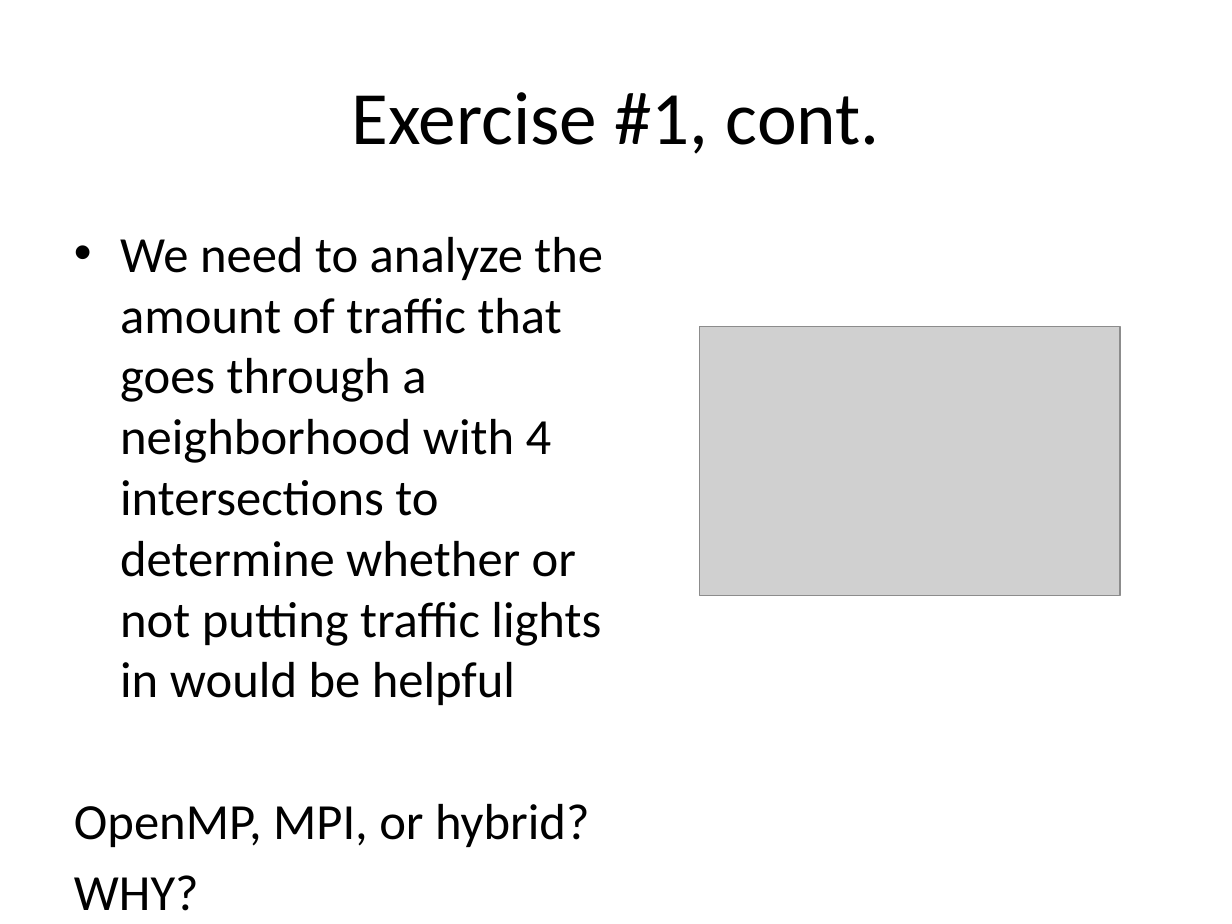
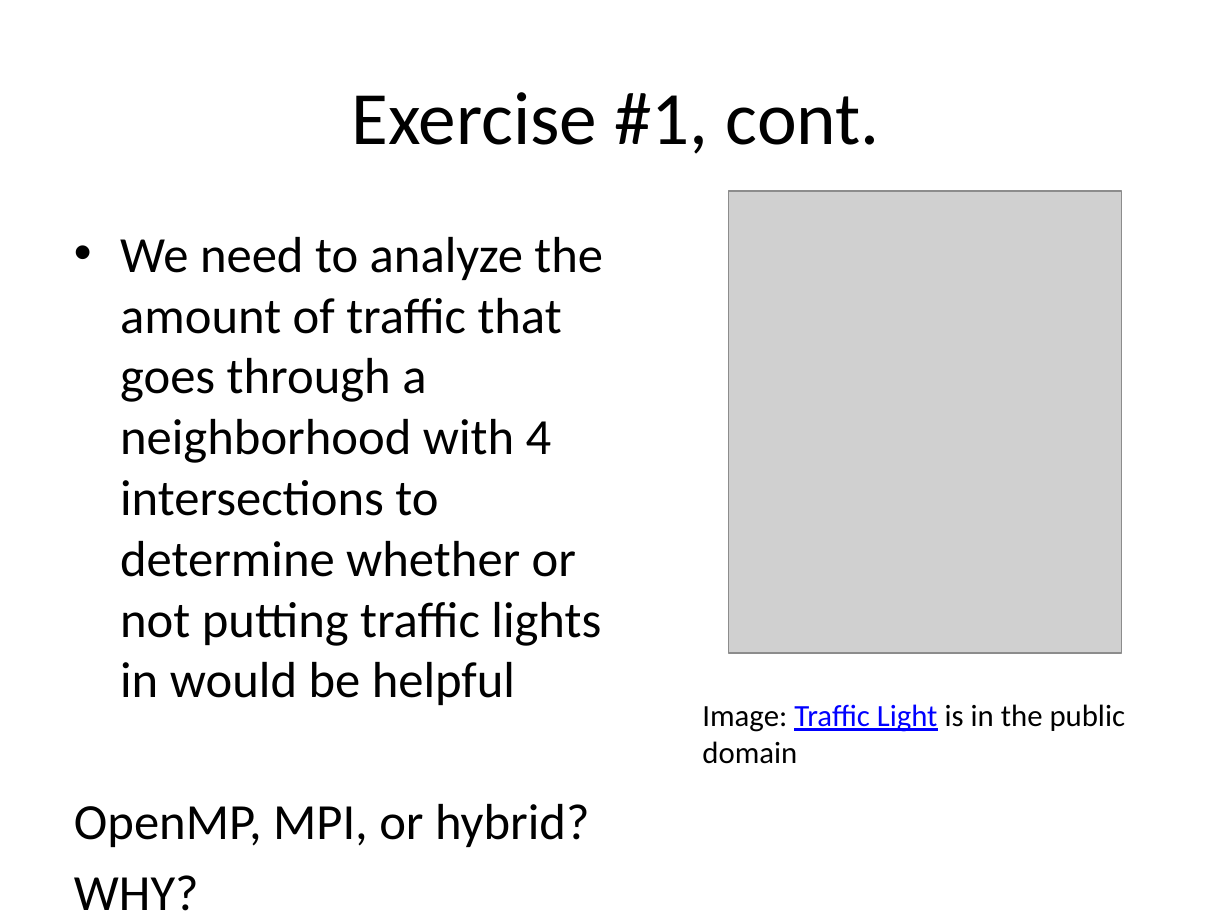
Before and after one commit to shodor-education/petascale-semester-curriculum, a slide deck: slide 11 of units/6/lessons/2/resources/petascale-lesson-6.2-slides.pptx. Drawn at 1232x924 pixels with LibreOffice and Linux fonts; fonts in the diff are those of the drawing; grey boxes stand for pictures. Boxes give left, top, right and bottom in pixels: in the first picture for what was removed or moved away, otherwise in the second. Text is boxed around its words. In the diff, an @@ line names an element or a change of style, - is before the commit and + after.

```diff
--- a/units/6/lessons/2/resources/petascale-lesson-6.2-slides.pptx
+++ b/units/6/lessons/2/resources/petascale-lesson-6.2-slides.pptx
@@ picture: place and size @@
-picture at bbox=[700, 326, 1120, 595]
+picture at bbox=[729, 191, 1122, 653]
@@ text added at bbox=[702, 704, 1126, 764], 18 pt, text #000000 @@
+Image: Traffic Light is in the public domain
```
Also in this commit, not shown: 6 other slides changed.
